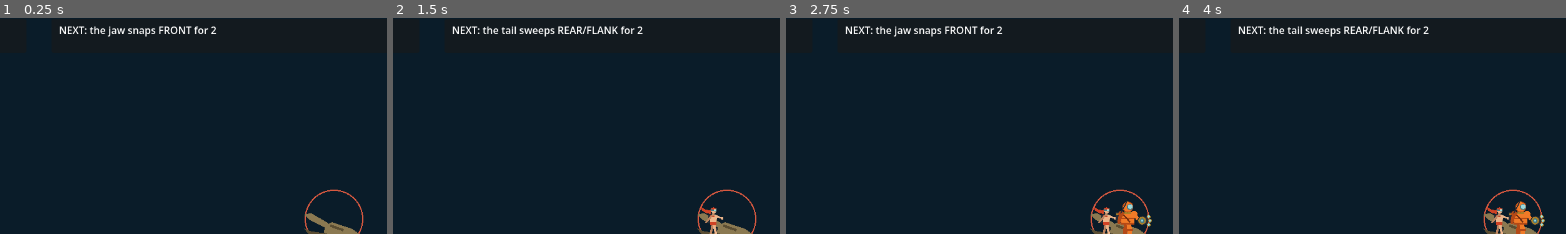
Above: before the commit, frames 1-4 (left to right).
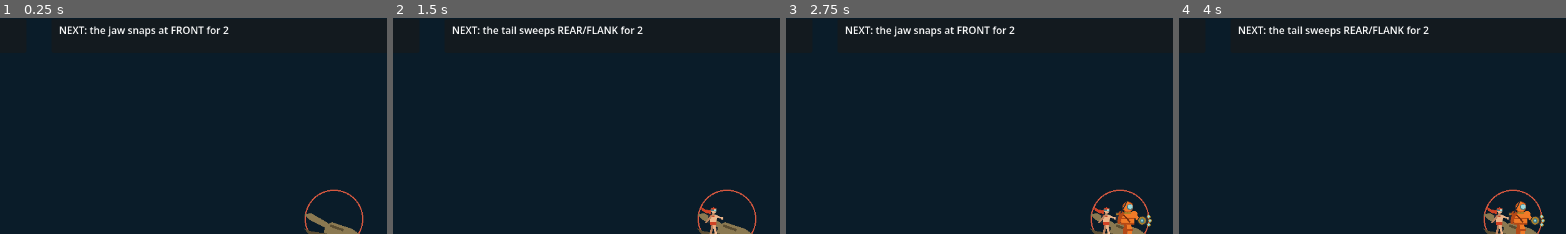
Above: after the commit, the same moments.

Repository: ImmortalDemonGod/salvage
Game: Godot game, scene res://game/main.tscn
The game is run twice, just before and just after one commit, with the same random seed, the same clock (stepped at 60 frames per second) and the same inputs.
Inputs:
- Up to frame 1 (0.25 s): no input
- Up to frame 2 (1.5 s): tap Enter at 0.5 s; hold W 0.53-1.28 s; tap 1 at 0.6 s; tap Space at 0.77, 1.25 s; tap 2 at 1.35 s
- Up to frame 3 (2.75 s): tap Space at 1.52 s; tap Enter at 2 s; hold W from 2.03 s (still down); tap 3 at 2.1 s
- Up to frame 4 (4 s): tap Space at 2.75, 3.02, 3.77 s; tap Q at 2.85 s; tap Enter at 3.5 s; release W at 3.53 s; tap E at 3.6 s
The pictures show only the part of the screen within x 16-66%, y 1-51%; the shares and areas given below are measured in that part.

The runs differ from the first frame. In frame 1, 0.4% of the frame differs, in the area x 40-60%, y 3-8%; in frame 2, nothing differs; in frame 3, 0.4%; in frame 4, nothing differs.

Commit message:
Encounters as data: the enemy is a level, and the descent beat now exists

Diff:
--- /dev/null
+++ b/content/encounters.gd
@@ -0,0 +1,57 @@
+# Encounters as DATA. Every beat after fight one needs a different anatomy,
+# and "the enemy is the board" (SPEC 2.4) means an enemy IS a level: its
+# limbs, which stations expose them, and what it does on its turn.
+#
+# The station-to-limb map lives here ONCE and is read by the sim and the
+# presentation both, so the contract can never be two lists that agree
+# (SPEC 4.2.3, the bug that made the gullet seal silent last project).
+class_name Encounters
+extends RefCounted
+
+const FRONT := 0
+const FLANK := 1
+const UNDER := 2
+const REAR := 3
+const BACKLINE := 4
+
+static var ALL := {
+	# Beat `descent`. One diver, one limb, NO station choice: it teaches
+	# that a turn is a budget and the enemy announces itself, before
+	# geography exists to complicate either (SPEC 2.7, one idea per beat).
+	"descent": {
+		"title": "something in the dark",
+		"party": 1,
+		"open_stations": [FRONT],
+		"starts": [FRONT],
+		"limbs": [{"name": "maw", "hp": 6, "station": FRONT}],
+		"attacks": [{"limb": 0, "stations": [FRONT], "dmg": 2, "name": "snaps at"}],
+	},
+	# Beat `fight1`. Three limbs, four stations, UNDER deliberately empty.
+	"crab": {
+		"title": "the hunter crab",
+		"party": 2,
+		"open_stations": [FRONT, FLANK, UNDER, REAR],
+		# the opening tableau is content: Scuba in the jaw's face, Prototype1
+		# under the belly. It decides what the first turn looks like and it
+		# moves the bands, so it is declared rather than falling out of a loop.
+		"starts": [FRONT, UNDER],
+		"limbs": [
+			{"name": "jaw", "hp": 14, "station": FRONT},
+			{"name": "claw", "hp": 10, "station": FLANK},
+			{"name": "tail", "hp": 10, "station": REAR},
+		],
+		"attacks": [
+			{"limb": 0, "stations": [FRONT], "dmg": 2, "name": "snaps at"},
+			{"limb": 2, "stations": [REAR, FLANK], "dmg": 2, "name": "sweeps"},
+		],
+	},
+}
+
+# The station-to-limb table, derived from the limb list so it can never
+# disagree with it.
+static func station_limb(enc: Dictionary) -> Array:
+	var out := [-1, -1, -1, -1, -1]
+	var limbs: Array = enc.limbs
+	for i in range(limbs.size()):
+		out[int(limbs[i].station)] = i
+	return out
--- a/game/main.gd
+++ b/game/main.gd
@@ -121,7 +121,7 @@
 		var where: Array = []
 		for s in it.stations:
 			where.append(Combat.STATION_NAMES[s])
-		ui_intent.text = "NEXT: the %s %s %s for %d" % [Combat.LIMB_NAMES[it.limb], it.name, "/".join(where), it.dmg]
+		ui_intent.text = "NEXT: the %s %s %s for %d" % [combat.LIMB_NAMES[it.limb], it.name, "/".join(where), it.dmg]
 	# the party size is content, not a constant: fight one runs two divers.
 	# This loop assumed three and printed a raw format string on the third
 	# card, which the as-played capture caught on its first frame.
@@ -176,7 +176,7 @@
 	for i in range(5):
 		if not combat.station_open(i):
 			continue
-		var limb: int = Combat.STATION_LIMB[i]
+		var limb: int = combat.STATION_LIMB[i]
 		var safe: bool = limb < 0 or combat.limb_broken[limb]
 		var col := Color(0.25, 0.55, 0.6) if safe else Color(0.85, 0.35, 0.25)
 		draw_arc(STATION_POS[i], 46, 0, TAU, 40, col, 2.0)
--- a/sim/combat.gd
+++ b/sim/combat.gd
@@ -11,24 +11,19 @@
 const BACKLINE := 4
 const STATION_NAMES := ["FRONT", "FLANK", "UNDER", "REAR", "BACKLINE"]
 
-const JAW := 0
-const CLAW := 1
-const TAIL := 2
-const LIMB_NAMES := ["jaw", "claw", "tail"]
-
-# The limb IS the position. One table, read by sim and presentation both,
-# so the contract can never be two lists that agree (SPEC 4.2.3).
-const STATION_LIMB := [JAW, CLAW, -1, TAIL, -1]
-
-# Which stations exist in this encounter. Fight one runs on FOUR: the
-# station histogram showed UNDER at 0.0 percent occupancy, and the cause
-# was not that safety is worthless, it was that BACKLINE is ALSO safe and
-# has no downside, so a safe-seeking bot always picks it and UNDER is
-# dominated by a duplicate. BACKLINE exists so the scanner can work from
-# range; the scanner arrives with the drum in fight two, so BACKLINE
-# arrives then too. That is the teach ladder doing its job: a station
-# shows up with the thing that makes it worth standing in.
-static var OPEN_STATIONS := [FRONT, FLANK, UNDER, REAR]
+const Encounters := preload("res://content/encounters.gd")
+
+# Per-encounter, derived from the encounter's limb list so the two can
+# never disagree. Fight one runs on FOUR stations: the histogram showed
+# UNDER at 0.0 percent, and the cause was not that safety is worthless, it
+# was that BACKLINE is ALSO safe with no downside, so UNDER was dominated
+# by a duplicate. BACKLINE arrives in fight two with the scanner that makes
+# standing there worth it.
+var STATION_LIMB: Array = []
+var OPEN_STATIONS: Array = []
+var LIMB_NAMES: Array = []
+var enc_id := "crab"
+var enc: Dictionary = {}
 
 const AIR_PER_TURN := 4   # see TUNE.air; this is the ceiling for clamping
 const MOVE_COST := 1
@@ -58,18 +53,14 @@
 	# two-diver fight is a narrow design space and the next content change
 	# will likely knock it out. Measured here: casual 66.3%, greedy 6.0
 	# turns (floor 6.0), 10.0 squad HP lost (floor 8.0).
-	"limb_hp": [14, 10, 10],
 	"diver_hp": [8, 14, 16],
 	"diver_dmg": [2, 2, 5],
-	"jaw_dmg": 2,
-	"tail_dmg": 2,
 	"air": 4,
-	"party": 2,   # fight one is two divers; Proto5 joins at the boat
 }
 
 var divers: Array = []
 var limb_hp: Array = []
-var limb_broken := [false, false, false]
+var limb_broken: Array = []
 var air := AIR_PER_TURN
 var air_penalty := 0          # umbilicals cut last turn
 var turn := 1
@@ -78,19 +69,27 @@
 var _rotation := 0            # deterministic enemy cycle
 var overdrafted := false      # the valve opens once per turn, not endlessly
 
-func _init() -> void:
+func _init(encounter := "crab") -> void:
+	enc_id = encounter
+	enc = (Encounters.ALL[encounter] as Dictionary)
+	STATION_LIMB = Encounters.station_limb(enc)
+	OPEN_STATIONS = (enc.open_stations as Array).duplicate()
+	LIMB_NAMES = []
+	limb_hp = []
+	limb_broken = []
+	for l in enc.limbs:
+		LIMB_NAMES.append(String(l.name))
+		limb_hp.append(int(l.hp))
+		limb_broken.append(false)
 	var hp: Array = TUNE.diver_hp
 	var dm: Array = TUNE.diver_dmg
-	# SPEC 2.8's ladder: fight one is TWO divers. Proto5 joins at the boat,
-	# because "a diver who costs 3 is a commitment" is its own idea and has
-	# to be taught alone. G-TEACH caught the sim building three.
-	divers = [
-		Diver.new(0, "Scuba", 1, int(hp[0]), int(dm[0]), FRONT),
-		Diver.new(1, "Prototype1", 2, int(hp[1]), int(dm[1]), UNDER),
-	]
-	if int(TUNE.party) >= 3:
-		divers.append(Diver.new(2, "Proto5", 3, int(hp[2]), int(dm[2]), FLANK))
-	limb_hp = (TUNE.limb_hp as Array).duplicate()
+	var roster := [["Scuba", 1], ["Prototype1", 2], ["Proto5", 3]]
+	var starts: Array = enc.get("starts", [])
+	divers = []
+	var n: int = min(int(enc.party), roster.size())
+	for i in range(n):
+		var start: int = int(starts[i]) if i < starts.size() else int(OPEN_STATIONS[i % OPEN_STATIONS.size()])
+		divers.append(Diver.new(i, String(roster[i][0]), int(roster[i][1]), int(hp[i]), int(dm[i]), start))
 	air = int(TUNE.air)
 
 # ---- enemy anatomy: fight one, the hunter crab -------------------------
@@ -98,10 +97,7 @@
 # geometry is real: it is a place you can stand that does nothing
 # offensively, and the jaw cannot reach it. Safety is a reason to move.
 func attacks() -> Array:
-	return [
-		{"limb": JAW, "stations": [FRONT], "dmg": int(TUNE.jaw_dmg), "name": "snaps"},
-		{"limb": TAIL, "stations": [REAR, FLANK], "dmg": int(TUNE.tail_dmg), "name": "sweeps"},
-	]
+	return enc.attacks
 
 func live_attacks() -> Array:
 	var out: Array = []
@@ -230,7 +226,7 @@
 # Deep-set rollouts need to try an action and unwind. Cloning keeps the sim
 # pure: no undo stack, no hidden state to get out of sync.
 func clone() -> Combat:
-	var c := Combat.new()
+	var c := Combat.new(enc_id)
 	for i in range(divers.size()):
 		var a = divers[i]
 		var b = c.divers[i]
--- a/tools/bots.gd
+++ b/tools/bots.gd
@@ -12,7 +12,7 @@
 		if c.afford(d.cost) and c.can_attack(d):
 			out.append({"kind": "attack", "i": d.id})
 		if c.afford(Combat.MOVE_COST):
-			for s in Combat.OPEN_STATIONS:
+			for s in c.OPEN_STATIONS:
 				if s != d.station:
 					out.append({"kind": "move", "i": d.id, "s": int(s)})
 	return out
@@ -66,12 +66,12 @@
 		var d = c.divers[a.i]
 		var score := 0.0
 		if a.kind == "attack":
-			var limb: int = Combat.STATION_LIMB[d.station]
+			var limb: int = c.STATION_LIMB[d.station]
 			score = float(min(d.dmg, c.limb_hp[limb])) / float(d.cost)
 			if d.dmg >= c.limb_hp[limb]:
 				score += 3.0   # finishing a limb changes the map
 		else:
-			var limb2: int = Combat.STATION_LIMB[a.s]
+			var limb2: int = c.STATION_LIMB[a.s]
 			if limb2 >= 0 and not c.limb_broken[limb2]:
 				score = 0.9
 			if d.station in threatened and not (a.s in threatened):
--- a/verify/checks.gd
+++ b/verify/checks.gd
@@ -37,6 +37,7 @@
 
 # ---- dead / dominant station (SPEC 4.2) --------------------------------
 func check_stations(n: int) -> void:
+	var OPEN: Array = Combat.new().OPEN_STATIONS
 	var occ := [0, 0, 0, 0, 0]
 	var total := 0
 	for s in range(n):
@@ -59,7 +60,7 @@
 	var parts: Array = []
 	for i in range(5):
 		var pct: float = 100.0 * float(occ[i]) / float(max(1, total))
-		var open_here: bool = i in Combat.OPEN_STATIONS
+		var open_here: bool = i in OPEN
 		parts.append("%s %.1f%%%s" % [Combat.STATION_NAMES[i], pct, "" if open_here else " (closed)"])
 		if not open_here:
 			continue
--- a/verify/fuzz.gd
+++ b/verify/fuzz.gd
@@ -91,7 +91,7 @@
 		return false
 	if c.air < int(d.cost):
 		return false
-	var limb: int = Combat.STATION_LIMB[int(d.station)]
+	var limb: int = c.STATION_LIMB[int(d.station)]
 	if limb < 0:
 		return false
 	return not bool(c.limb_broken[limb])
@@ -105,7 +105,7 @@
 	# a station that is not open in this encounter is not a legal
 	# destination. Fight one runs on four; BACKLINE arrives with the
 	# scanner in fight two.
-	if not (s in Combat.OPEN_STATIONS):
+	if not (s in c.OPEN_STATIONS):
 		return false
 	return int(d.station) != s
 
@@ -149,13 +149,13 @@
 	for i in range(3):
 		if int(c.limb_hp[i]) < 0:
 			fail("limb-negative", "LIMB HP NEGATIVE: %s at %d after %s"
-				% [Combat.LIMB_NAMES[i], c.limb_hp[i], kind])
+				% [c.LIMB_NAMES[i], c.limb_hp[i], kind])
 		if int(c.limb_hp[i]) > int(pre_limb[i]):
 			fail("limb-healed", "LIMB HEALED: %s went %d -> %d after %s"
-				% [Combat.LIMB_NAMES[i], pre_limb[i], c.limb_hp[i], kind])
+				% [c.LIMB_NAMES[i], pre_limb[i], c.limb_hp[i], kind])
 		if bool(pre_broken[i]) and not bool(c.limb_broken[i]):
 			fail("limb-unbroken", "A BROKEN LIMB CAME BACK: %s was broken and is not, after %s"
-				% [Combat.LIMB_NAMES[i], kind])
+				% [c.LIMB_NAMES[i], kind])
 
 	if not (c.outcome in ["ongoing", "victory", "defeat"]):
 		fail("outcome-value", "OUTCOME IS NOT A LEGAL VALUE: '%s' after %s" % [c.outcome, kind])
@@ -224,7 +224,7 @@
 			bump("try_attack")
 			if c.air < int(d.cost):
 				bump("ill_air")
-			var lim: int = Combat.STATION_LIMB[int(d.station)] if (int(d.station) >= 0 and int(d.station) <= 4) else -1
+			var lim: int = c.STATION_LIMB[int(d.station)] if (int(d.station) >= 0 and int(d.station) <= 4) else -1
 			if lim < 0 or bool(c.limb_broken[lim]):
 				bump("ill_nolimb")
 			expected = expect_attack(c, i)
@@ -235,7 +235,7 @@
 			bump("try_move")
 			if int(d.station) == s:
 				bump("ill_same")
-			if not (s in Combat.OPEN_STATIONS):
+			if not (s in c.OPEN_STATIONS):
 				bump("ill_closed")
 			if c.air < Combat.MOVE_COST:
 				bump("ill_air")
@@ -334,13 +334,18 @@
 	for bad in [5, -1]:
 		var c := Combat.new()
 		var air_before: int = c.air
+		# MEASURE the start, never assume it. This line used to compare
+		# against a hardcoded 0 and fired falsely the moment encounters
+		# became data and Scuba started somewhere else. Standing rule 3
+		# applies to a detector's expectations, not just its labels.
+		var station_before: int = int(c.divers[0].station)
 		var accepted: bool = c.act_move(0, bad)
 		var d = c.divers[0]
 		bump("probes")
 		if int(d.station) < 0 or int(d.station) > 4:
 			fail("move-unvalidated", "act_move DOES NOT VALIDATE ITS STATION: act_move(0, %d) left %s at station %d, which is off the board (0..4)"
 				% [bad, d.dname, d.station])
-		if not accepted and (int(c.air) != air_before or int(d.station) != 0):
+		if not accepted and (int(c.air) != air_before or int(d.station) != station_before):
 			fail("move-unvalidated-silent", "act_move(0, %d) returned false yet spent %d Air and moved %s to %d: a caller cannot tell refusal from corruption"
 				% [bad, air_before - int(c.air), d.dname, d.station])
 
--- a/verify/teach.gd
+++ b/verify/teach.gd
@@ -65,11 +65,11 @@
 		if not beat.has("expect") or not beat.built:
 			continue
 		var e: Dictionary = beat.expect
-		var c := Combat.new()
+		var c := Combat.new(String(e.get("encounter", "crab")))
 		if int(e.divers) != c.divers.size():
 			fail("LADDER DISAGREES WITH THE SIM: %s declares %d divers, the sim builds %d" % [beat.id, int(e.divers), c.divers.size()])
-		if int(e.open_stations) != Combat.OPEN_STATIONS.size():
-			fail("LADDER DISAGREES WITH THE SIM: %s declares %d open stations, the sim opens %d" % [beat.id, int(e.open_stations), Combat.OPEN_STATIONS.size()])
+		if int(e.open_stations) != c.OPEN_STATIONS.size():
+			fail("LADDER DISAGREES WITH THE SIM: %s declares %d open stations, the sim opens %d" % [beat.id, int(e.open_stations), c.OPEN_STATIONS.size()])
 		if int(e.limbs) != c.limb_hp.size():
 			fail("LADDER DISAGREES WITH THE SIM: %s declares %d limbs, the sim builds %d" % [beat.id, int(e.limbs), c.limb_hp.size()])
 
Not shown, changed: .gitignore
Not shown, removed: verify/.fast-status
